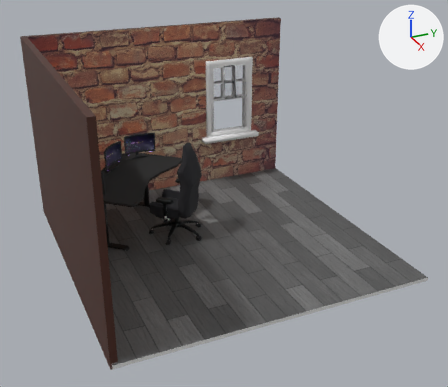
One commit to the glTF model front/static/Bedroom2.gltf: the scene before it, then after it.
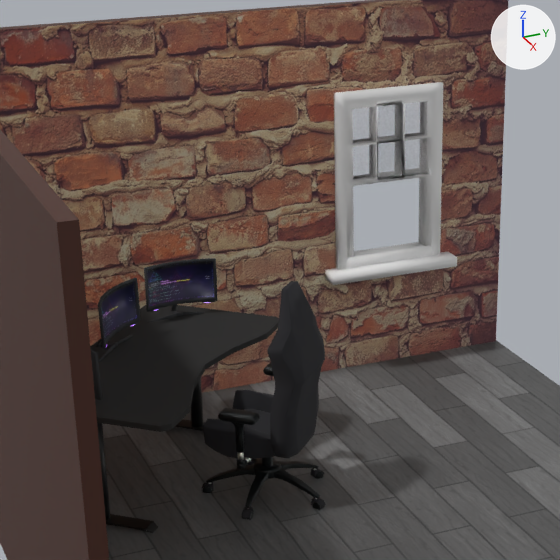
Old and new are each drawn whole from a 50 mm lens placed at (23.93, -9.81, 12.15), pointed at (4.42, -1.03, 2.39) and again close up on the part from 14% to 68% of the width and 6% to 68% of the height. The lights are fixed; the arrows at upper right show +X, +Y and +Z. Where no turn or scale is listed for an object, it has been applied to the vertices.

Objects in the first close-up: 'Cube', 'Cube.001', 'Cube.002', 'Mettalique.002', 'Screen', 'Screen.001', 'Window', 'gamingTable'.
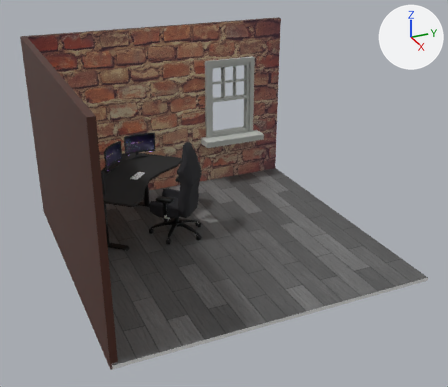
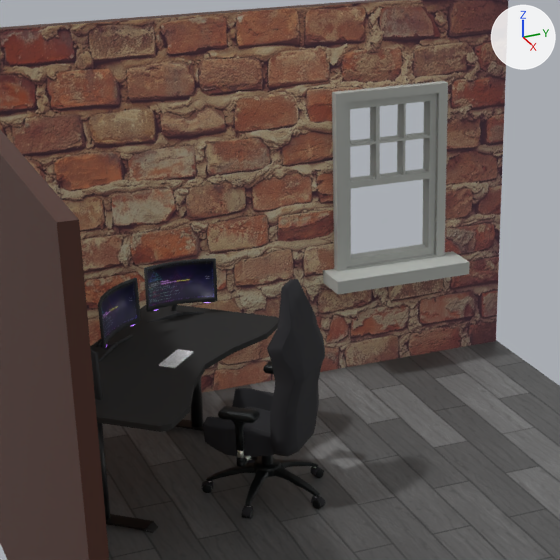
What changed in the scene script:
```text
Add img_mk2a3f:
    img_mk2a3f = load_image('MK2A3F', '_unpacked/MK2A3F', 1144, 1144, 'sRGB')
Add mat_default_010:
    mat_default_010 = principled_material('Default.010')
    mat_default_010.texture = img_mk2a3f
Add mat_default_003:
    mat_default_003 = principled_material('Default.003')
    mat_default_003.base_color = (0.456, 0.474, 0.445)  # grey #b4b7b2
    mat_default_003.roughness = 1.0
Add mat_default_009:
    mat_default_009 = principled_material('Default.009')
    mat_default_009.base_color = (0.456, 0.474, 0.445)  # grey #b4b7b2
    mat_default_009.roughness = 1.0
Add mat_glass_001:
    mat_glass_001 = principled_material('Glass.001')
    mat_glass_001.base_color = (0.8, 0.8, 0.8)  # white #e7e7e7
    mat_glass_001.alpha = 0.0
Add mat_default_008:
    mat_default_008 = principled_material('Default.008')
    mat_default_008.base_color = (0.456, 0.474, 0.445)  # grey #b4b7b2
    mat_default_008.roughness = 1.0
Add mat_default_002:
    mat_default_002 = principled_material('Default.002')
    mat_default_002.base_color = (0.456, 0.474, 0.445)  # grey #b4b7b2
    mat_default_002.roughness = 1.0
Add me_plane:
    me_plane.from_pydata(...)  # 2048 vertices, 4092 faces; spans x -0.369..0.368, y -0.36..0.36, z -0.015..0.0
    me_plane.materials.append(mat_default_010)  # picture img_mk2a3f
Add me_cube_006:
    me_cube_006.from_pydata(...)  # 212 vertices, 428 faces; spans x -0.22..0.76, y -1.45..1.5, z -2.05..1.83
    # faces by material slot: [376, 28, 8, 8, 8]
    me_cube_006.materials.append(mat_default_002)  # grey #b4b7b2
    me_cube_006.materials.append(mat_glass_001)  # white #e7e7e7
    me_cube_006.materials.append(mat_default_003)  # grey #b4b7b2
    me_cube_006.materials.append(mat_default_008)  # grey #b4b7b2
    me_cube_006.materials.append(mat_default_009)  # grey #b4b7b2
Remove ob_window:
    ob_window = bpy.data.objects.new('Window', me_cube_004)
    ob_window.location = (-1.79, 2.06, 2.26)
Change ob_mettalique_002:
    ob_mettalique_002.location: (2.66, -2.3, 0.53) -> (2.66, -2.3, 0.57)
Add ob_plane:
    ob_plane = bpy.data.objects.new('Plane', me_plane)
    ob_plane.location = (1.46, -3.5, 2.42)
Add ob_window_001:
    ob_window_001 = bpy.data.objects.new('Window.001', me_cube_006)
    ob_window_001.location = (-1.89, 2.07, 4.14)
```

Boxes [x1, y1, x2, y2] around the edits, measured in the close-ups (560 x 560 px):
'Window.001', added: after [323, 81, 470, 294]
    faces in mat_default_002 (grey #b4b7b2): [323, 81, 470, 294]
    faces in mat_glass_001 (white #e7e7e7): [350, 101, 430, 182]
'Window', deleted: before [325, 82, 457, 285]
    faces in mat_default_007 (white #e7e7e7): [325, 82, 457, 285]
    faces in mat_glass (white #e7dfe2): [352, 101, 427, 181]
'Mettalique.002', moved: before [202, 281, 326, 520]; after [201, 279, 326, 519]
'Plane', added: after [159, 349, 193, 368]
